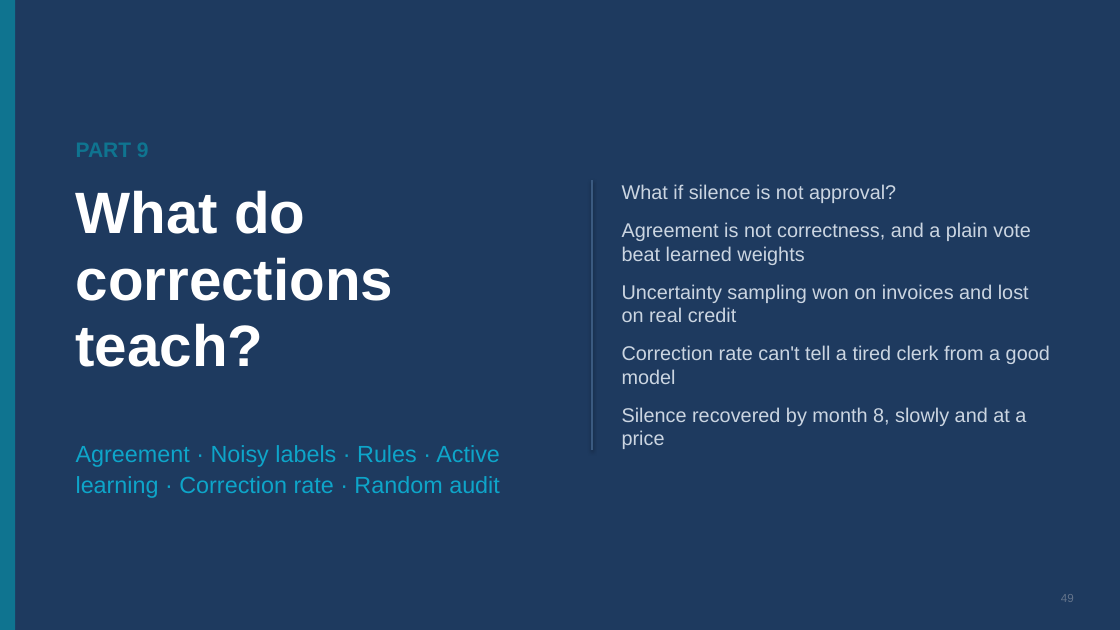
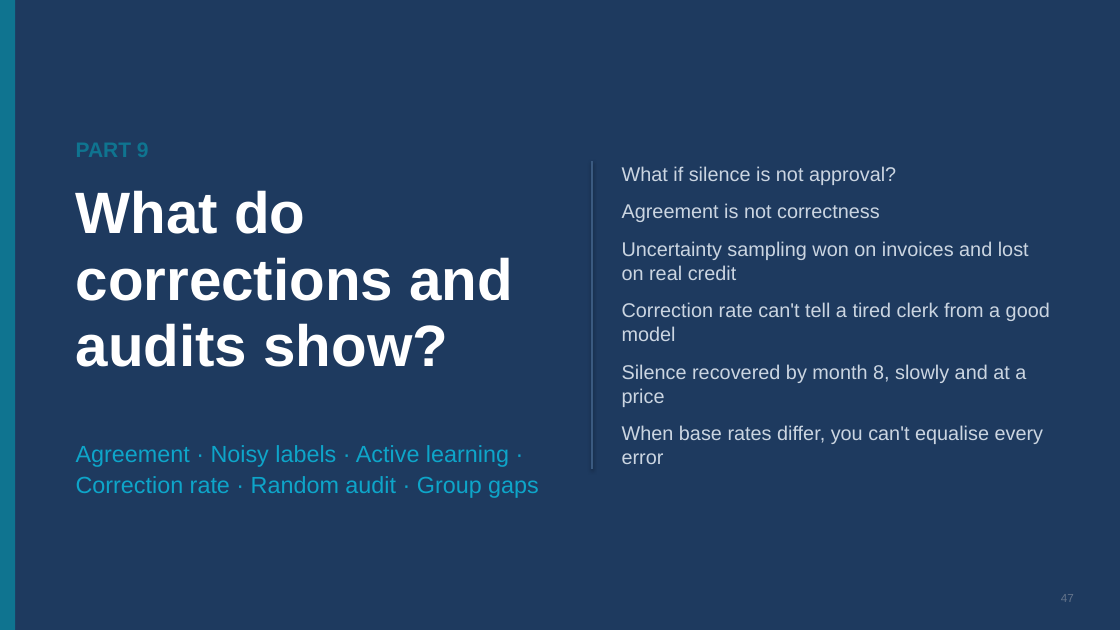
Before and after one commit to ramseywise/learn-ai-engineering, a slide deck: slide 47 of data-science/01-classical-ml/slides/classical-ml.pptx (slide 49 before the commit). Drawn at 1120x630 pixels with LibreOffice and Linux fonts; fonts in the diff are those of the drawing. Boxes give left, top, right and bottom in pixels: in the first picture for what was removed or moved away, otherwise in the second. Text is boxed around its words. In the diff, an @@ line names an element or a change of style, - is before the commit and + after.

```diff
--- a/data-science/01-classical-ml/slides/classical-ml.pptx
+++ b/data-science/01-classical-ml/slides/classical-ml.pptx
@@ line moved from (592, 180) - (592, 450) to (592, 161) - (592, 469) @@
@@ text "What if silence is not ...": place and size @@
-text "What if silence is not ..." at box(622, 184, 1050, 449)
+text "What if silence is not ..." at box(622, 166, 1050, 464)
@@ text at box(76, 190, 513, 367): text changed @@
-What do corrections teach?
+What do corrections and audits show?
@@ text at box(622, 203, 880, 222): text changed @@
-Agreement is not correctness, and a plain vote beat learned weights
+Agreement is not correctness
@@ text at box(76, 445, 539, 498): text changed @@
-Agreement · Noisy labels · Rules · Active learning · Correction rate · Random audit
+Agreement · Noisy labels · Active learning · Correction rate · Random audit · Group gaps
@@ text at box(622, 425, 1044, 464): paragraph added @@
+When base rates differ, you can't equalise every error
@@ text at box(1061, 594, 1074, 602): text changed @@
-49
+47
```
Also in this commit, not shown: 42 other slides changed, 1 slide added, 2 slides removed, 36 other files.
